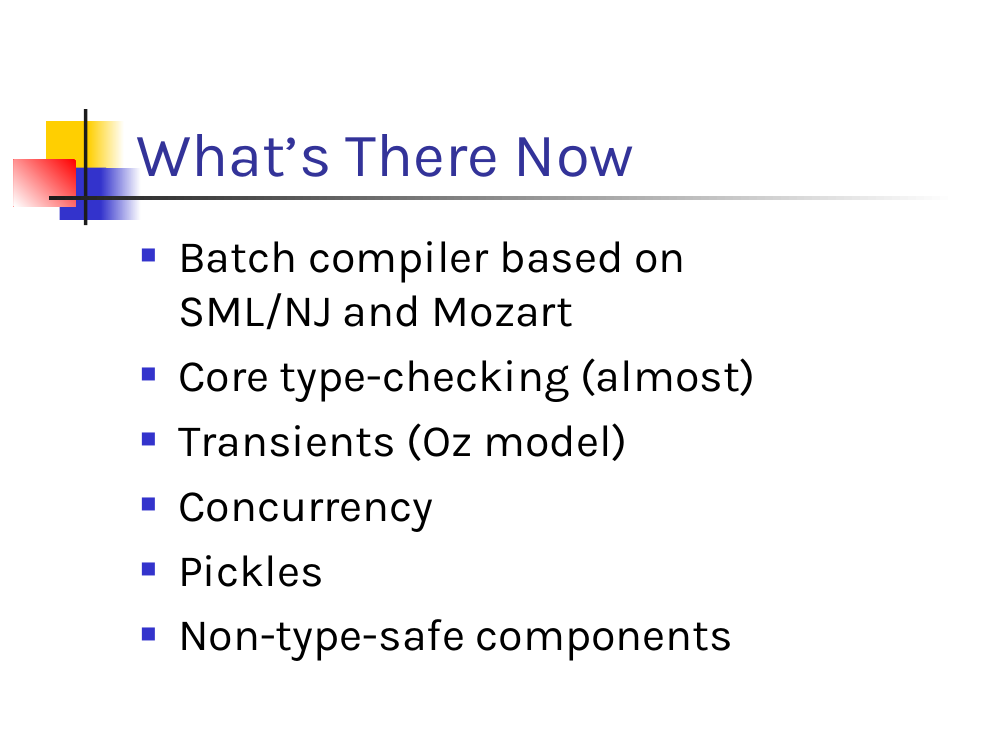
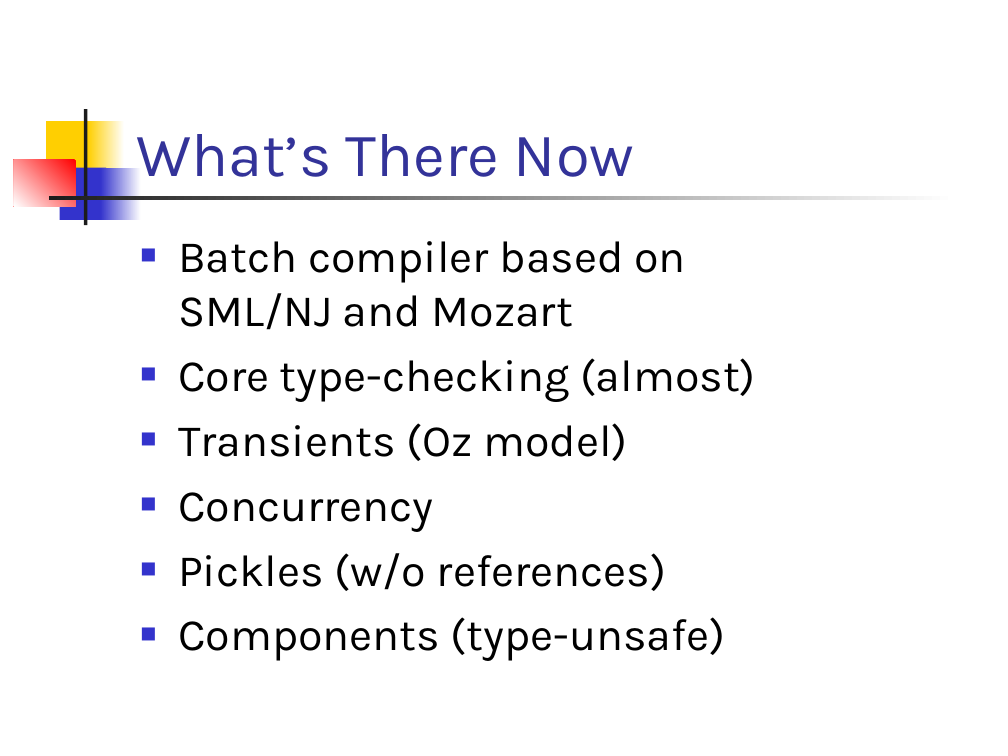
Before and after one commit to doublec/aliceml-abandoned, a slide deck: slide 4 of doc/presentations/progress19990916.ppt. Drawn at 1008x756 pixels with LibreOffice and Linux fonts; fonts in the diff are those of the drawing. Boxes give left, top, right and bottom in pixels: in the first picture for what was removed or moved away, otherwise in the second. Text is boxed around its words. In the diff, an @@ line names an element or a change of style, - is before the commit and + after.

```diff
--- a/doc/presentations/progress19990916.ppt
+++ b/doc/presentations/progress19990916.ppt
@@ text at bbox=[178, 553, 726, 661]: text changed @@
-■ Pickles
-■ Non-type-safe components
+■ Pickles (w/o references)
+■ Components (type-unsafe)
```
Also in this commit, not shown: 5 other slides changed.
